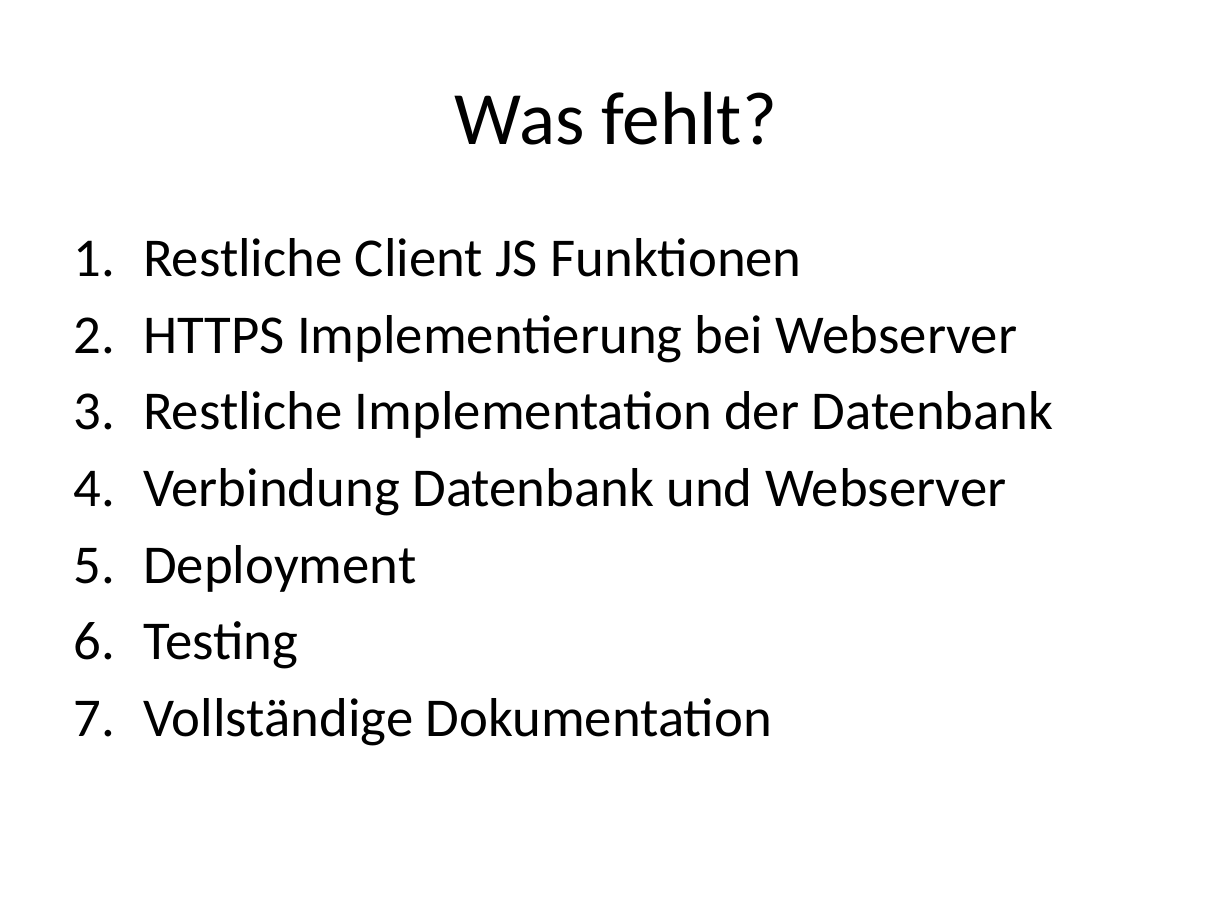
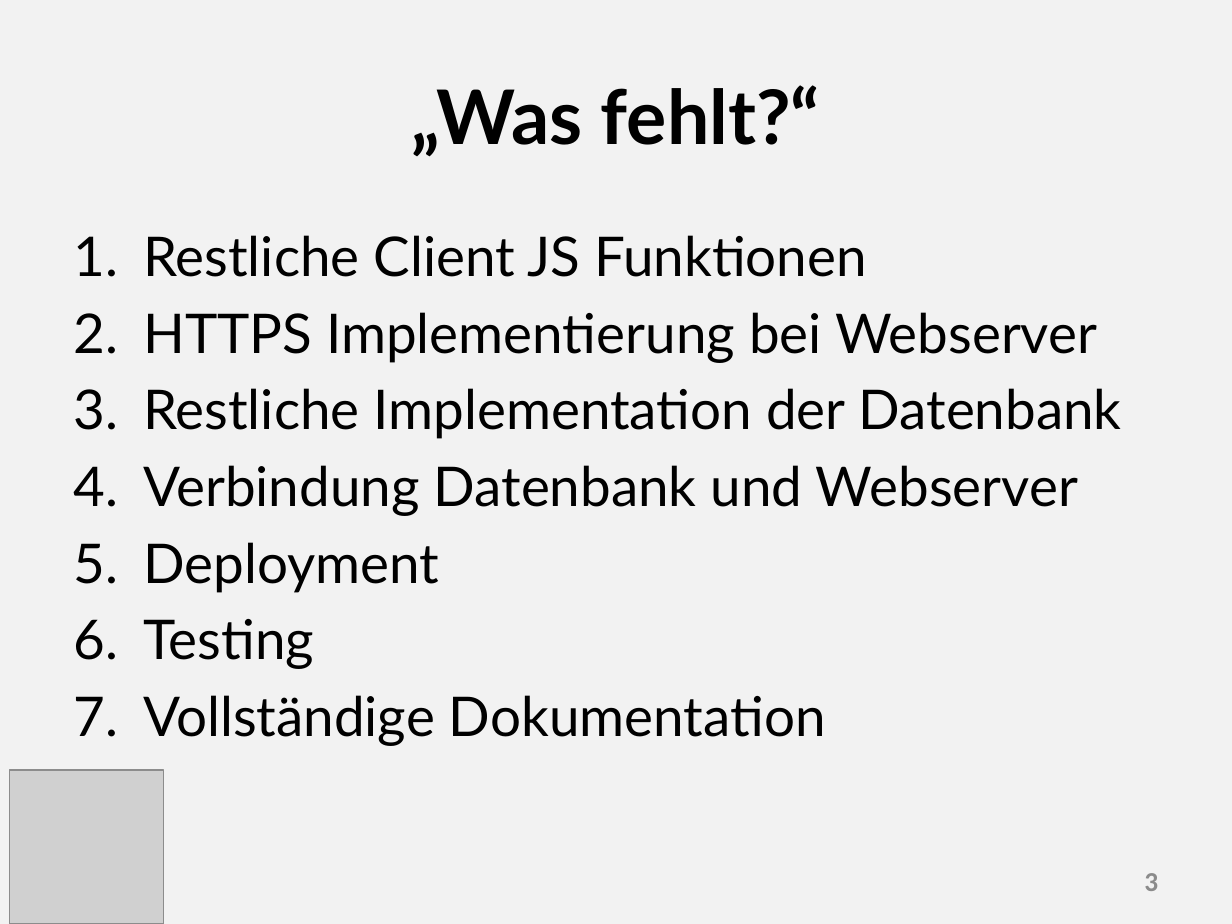
Before and after one commit to valeriapag/E-Mood-Tracker, a slide deck: slide 3 of Doku/Präsentation.pptx. Drawn at 1232x924 pixels with LibreOffice and Linux fonts; fonts in the diff are those of the drawing; grey boxes stand for pictures. Boxes give left, top, right and bottom in pixels: in the first picture for what was removed or moved away, otherwise in the second. Text is boxed around its words. In the diff, an @@ line names an element or a change of style, - is before the commit and + after.

```diff
--- a/Doku/Präsentation.pptx
+++ b/Doku/Präsentation.pptx
@@ background #FFFFFF to #BFBFBF at 19% opacity @@
@@ title at box(412, 85, 820, 157): text changed; font Calibri to Lato; bold on @@
-Was fehlt?
+„Was fehlt?“
@@ text "Restliche Client JS Funktionen" at box(143, 235, 1122, 746): font Calibri to Lato @@
@@ picture added at box(10, 770, 164, 924) @@
@@ page number added at box(1144, 873, 1158, 891), 16 pt, text #8C8C8C, bold @@
+3
```
Also in this commit, not shown: 4 other slides changed, 3 slides added, 2 other files.
